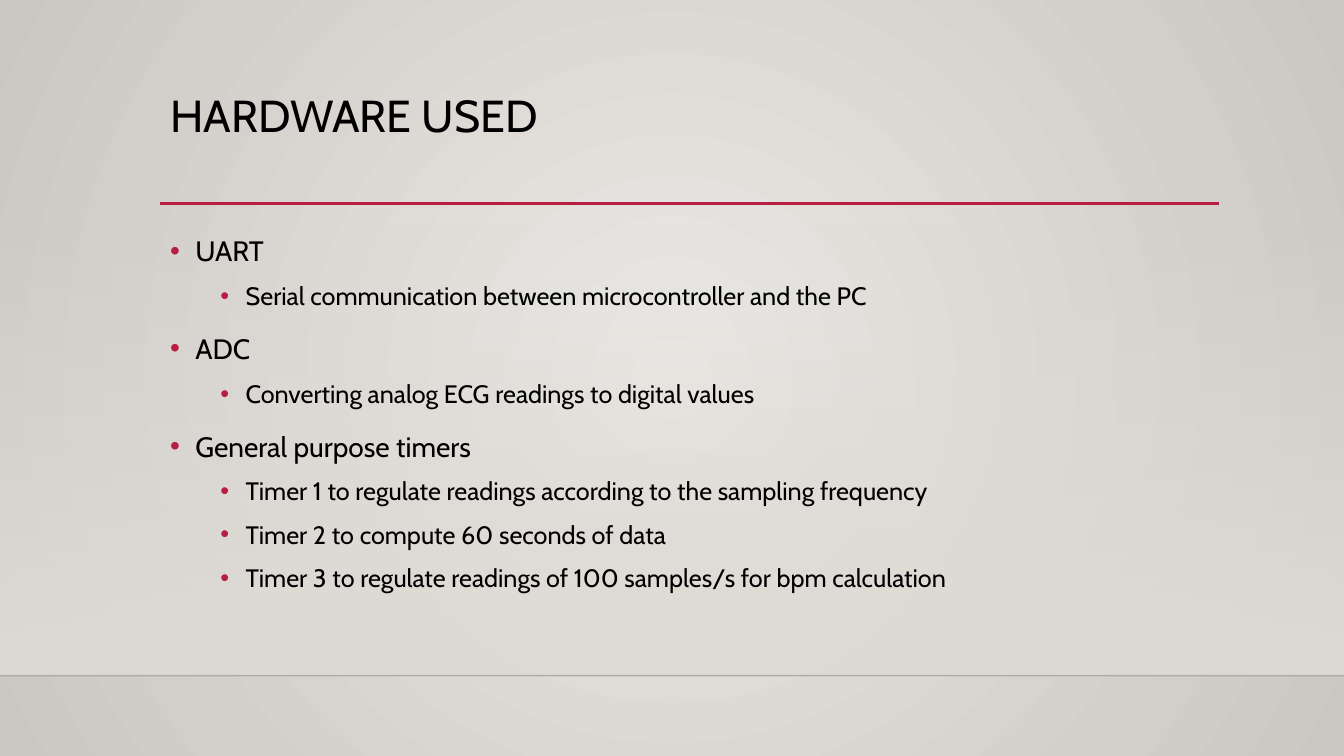
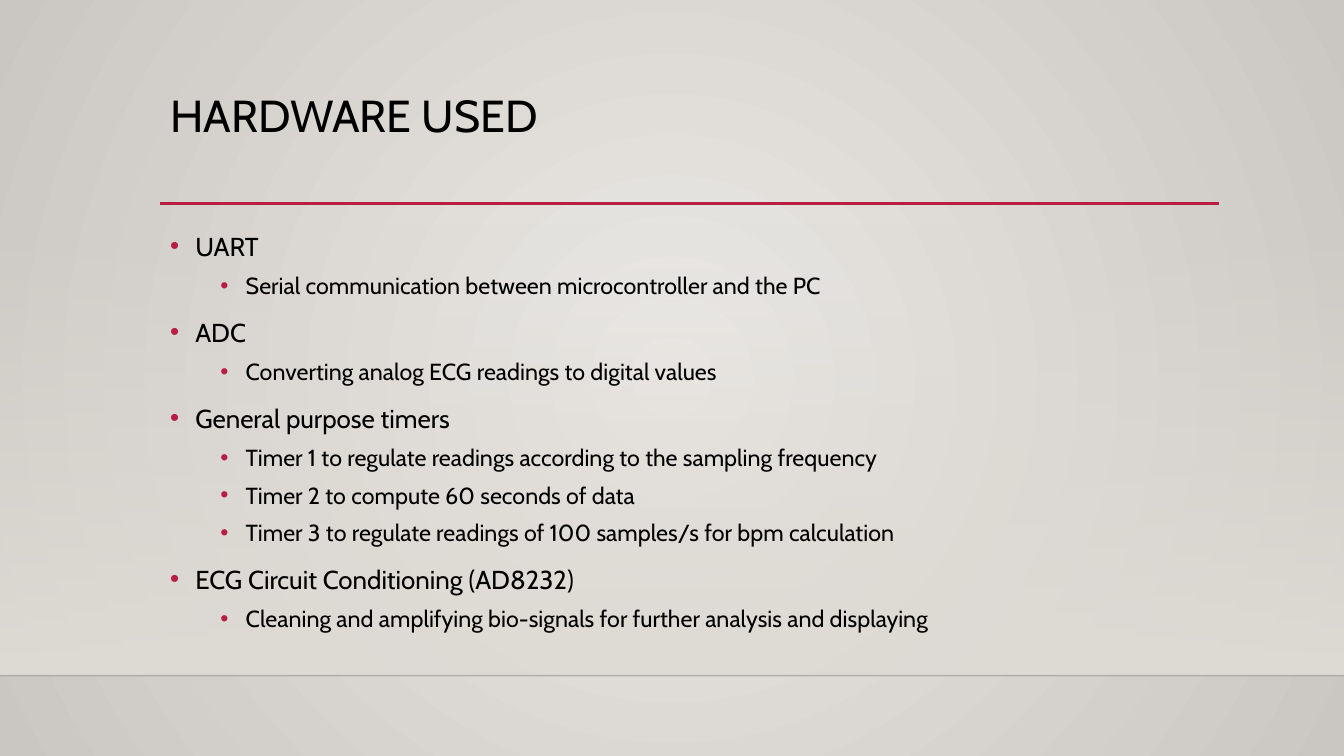
Before and after one commit to theRadFad/HeartMonitor, a slide deck: slide 3 of ECG Heart Monitor.pptx. Drawn at 1344x756 pixels with LibreOffice and Linux fonts; fonts in the diff are those of the drawing; background and template pictures are left out. Boxes give left, top, right and bottom in pixels: in the first picture for what was removed or moved away, otherwise in the second. Text is boxed around its words. In the diff, an @@ line names an element or a change of style, - is before the commit and + after.

Commit message:
Presentation V2

```diff
--- a/ECG Heart Monitor.pptx
+++ b/ECG Heart Monitor.pptx
@@ text at [195,238,894,547]: size 20 to 18.5 pt in "UART", "ADC", "General purpose timers"; size 18 to 16.6 pt in "Serial communication between microcontroller and the PC", "Converting analog ECG readings to digital values", "Timer 1 to regulate readings according to ...", "Timer 2 to compute 60 seconds of ..." and 1 more places; line spacing 1.2 to 1.1 @@
@@ text at [195,569,928,633]: paragraphs added @@
+• ECG Circuit Conditioning (AD8232)
+  • Cleaning and amplifying bio-signals for further analysis and displaying
```
Also in this commit, not shown: 1 other slide changed, 13 slides added.
